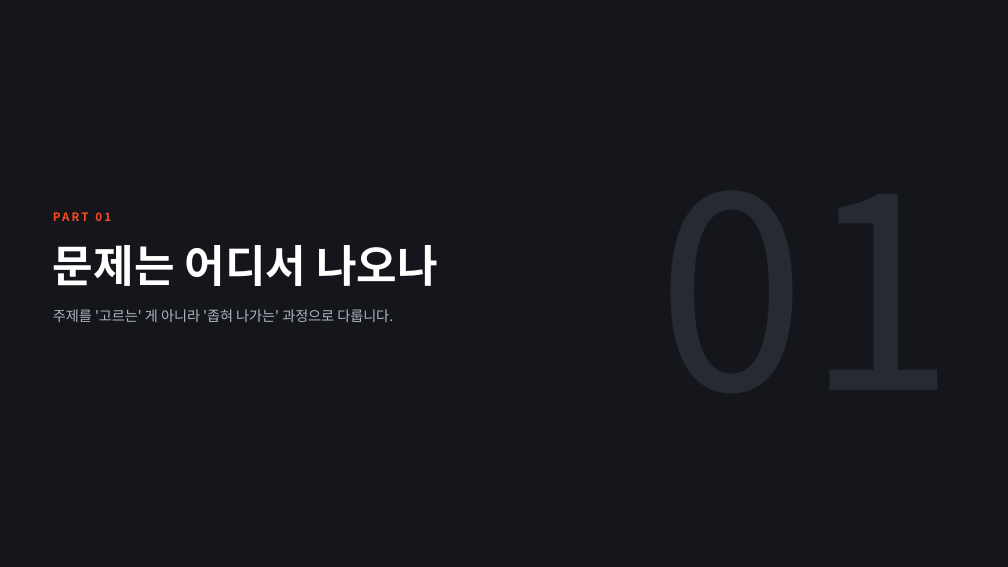
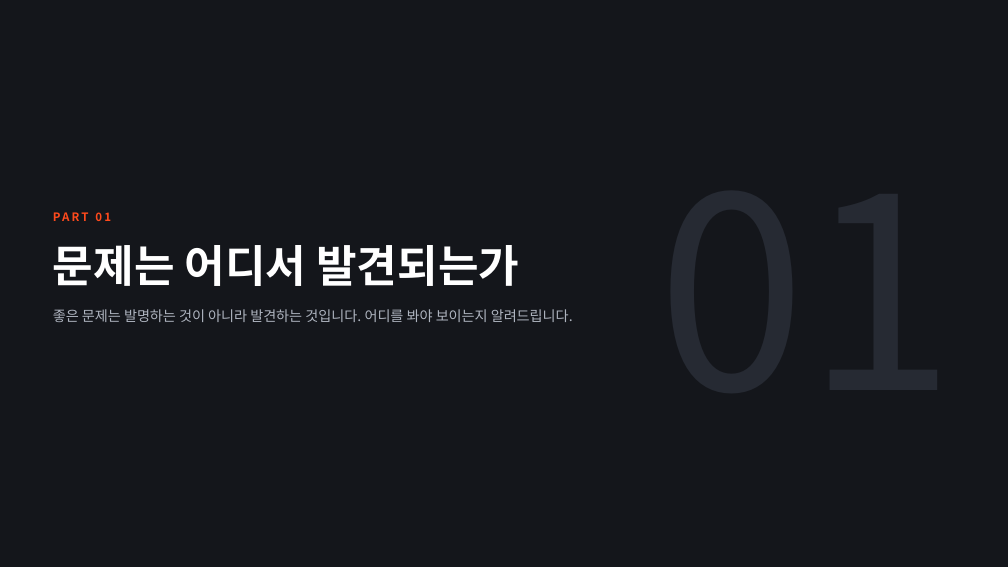
Before and after one commit to design-eng/MIN.D, a slide deck: slide 4 of dist/weeks/서비스디자인_02주차_리서치설계.pptx (slide 3 before the commit). Drawn at 1008x567 pixels with LibreOffice and Linux fonts; fonts in the diff are those of the drawing. Boxes give left, top, right and bottom in pixels: in the first picture for what was removed or moved away, otherwise in the second. Text is boxed around its words. In the diff, an @@ line names an element or a change of style, - is before the commit and + after.

```diff
--- a/dist/weeks/서비스디자인_02주차_리서치설계.pptx
+++ b/dist/weeks/서비스디자인_02주차_리서치설계.pptx
@@ text at box(53, 245, 519, 286): text changed @@
-문제는 어디서 나오나
+문제는 어디서 발견되는가
@@ text at box(53, 309, 573, 322): text changed @@
-주제를 '고르는' 게 아니라 '좁혀 나가는' 과정으로 다룹니다.
+좋은 문제는 발명하는 것이 아니라 발견하는 것입니다. 어디를 봐야 보이는지 알려드립니다.
```
Also in this commit, not shown: 7 other slides changed, 9 slides added, 9 slides removed, 5 other files.
